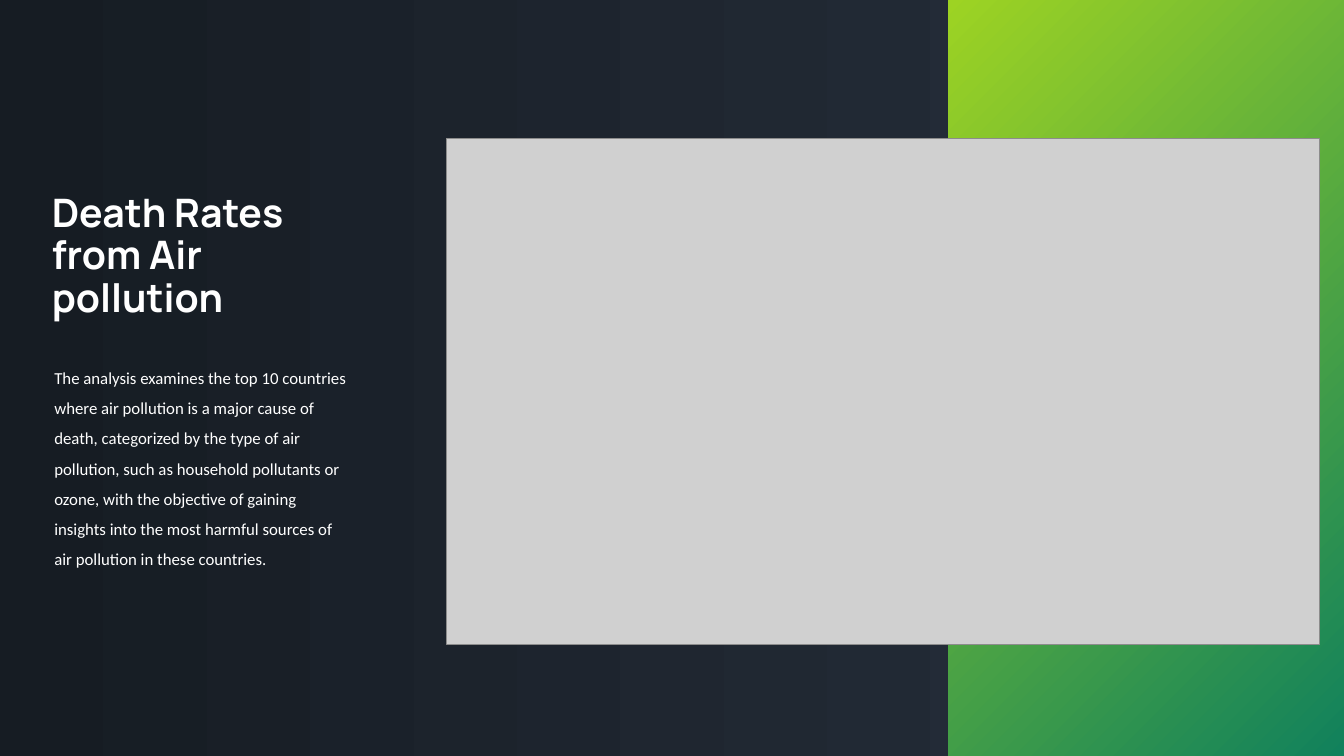
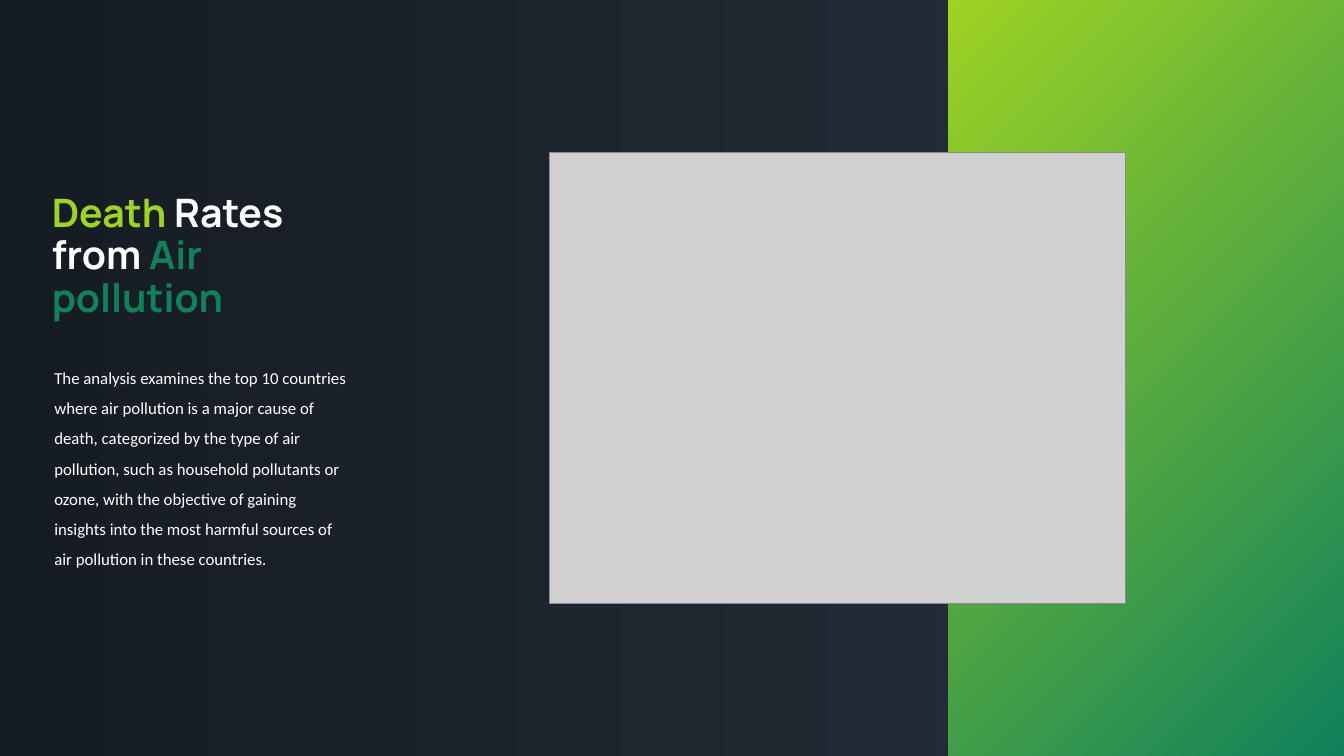
Before and after one commit to sameenshahzad/Project-3_Group-13, a slide deck: slide 9 of Slides & Analysis/Air Pollution.pptx (slide 7 before the commit). Drawn at 1344x756 pixels with LibreOffice and Linux fonts; fonts in the diff are those of the drawing; grey boxes stand for pictures. Boxes give left, top, right and bottom in pixels: in the first picture for what was removed or moved away, otherwise in the second. Text is boxed around its words. In the diff, an @@ line names an element or a change of style, - is before the commit and + after.

```diff
--- a/Slides & Analysis/Air Pollution.pptx
+++ b/Slides & Analysis/Air Pollution.pptx
@@ picture: place and size @@
-picture at bbox=[447, 139, 1320, 645]
+picture at bbox=[551, 152, 1126, 603]
@@ text "Death Rates from Air pollution" at bbox=[52, 198, 283, 321]: text colour #FFFFFF to #9DD323 in "Death"; text colour #FFFFFF to #11815C in "Air pollution" @@
```
Also in this commit, not shown: 3 other slides changed, 7 slides added, 3 slides removed.
